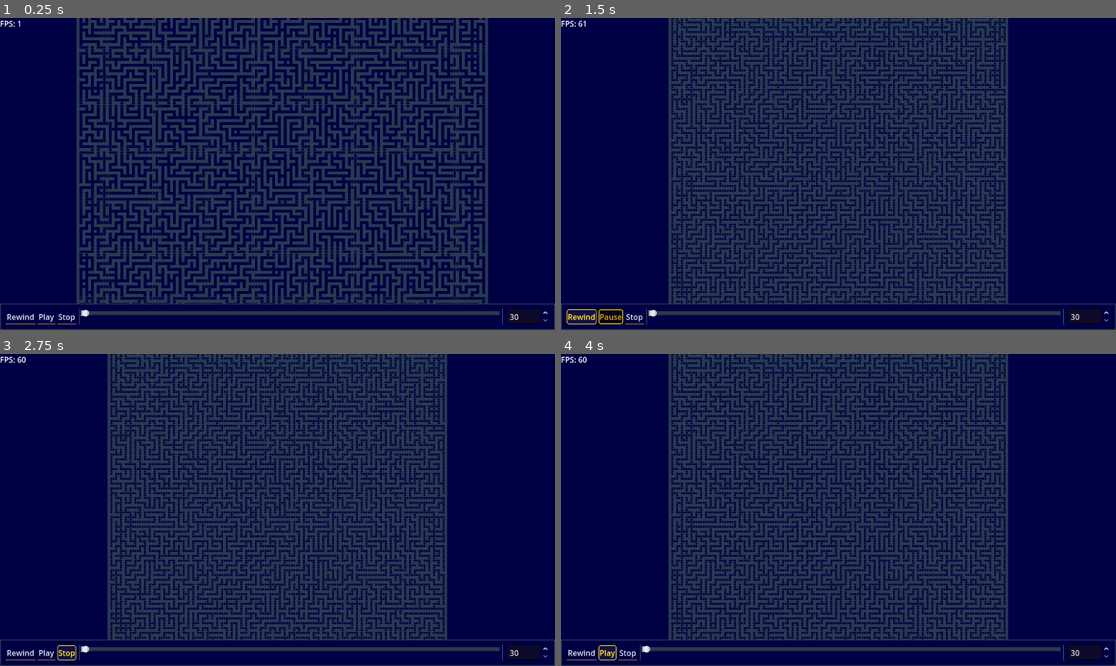
Above: before the commit, frames 1-4 (two rows, left to right).
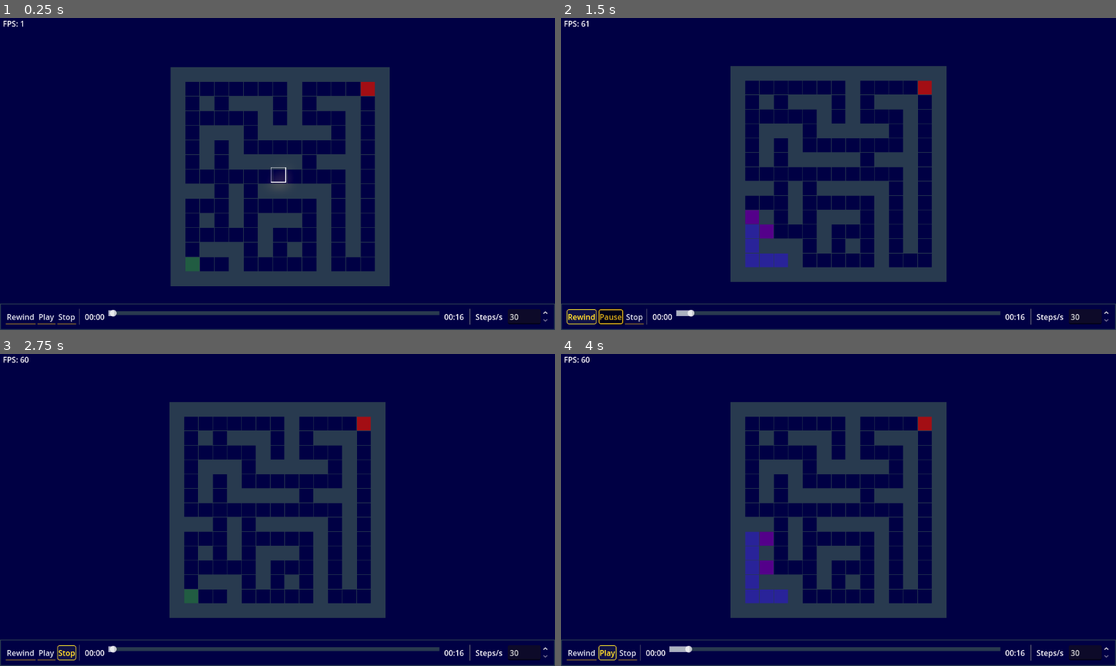
Above: after the commit, the same moments.

Repository: Foolminate/kintsugi-workbench
Game: Godot game, scene res://problems/advent-of-code/aoc-2024/16/day16.tscn
The game is run twice, just before and just after one commit, with the same random seed, the same clock (stepped at 60 frames per second) and the same inputs.
Inputs:
- Up to frame 1 (0.25 s): no input
- Up to frame 2 (1.5 s): click "Play" at 0.5 s; click "Rewind" at 1.25 s
- Up to frame 3 (2.75 s): click "Stop" at 2 s
- Up to frame 4 (4 s): click "Play" at 2.75 s; click "Pause" at 3.5 s

The runs differ from the first frame. In frame 1, 36% of the frame differs, in the area x 0-91%, y 0-99%; in frame 2, 35%; in frame 3, 35%; in frame 4, 35%.

Commit message:
feat: time progress labels

Diff:
--- a/core/components/ui/playback_controls.gd
+++ b/core/components/ui/playback_controls.gd
@@ -12,6 +12,8 @@
 @onready var timeline_slider: HSlider = %TimelineSlider
 @onready var speed_selector: SpinBox = %SpeedSelector
 @onready var stop_button: Button = %StopButton
+@onready var elapsed_time_label: Label = %ElapsedTimeLabel
+@onready var total_time_label: Label = %TotalTimeLabel
 
 var is_playing: bool = false
 
@@ -25,14 +27,18 @@
 
 func update_timeline_range(max_steps: int) -> void:
 	timeline_slider.max_value = max_steps - 1
+	total_time_label.text = _format_time(max_steps)
 
 func update_current_step(index: int) -> void:
 	timeline_slider.set_value_no_signal(index)
+	elapsed_time_label.text = _format_time(index)
 
 func change_timeline_range(current_index: int, total_steps: int) -> void:
 	timeline_slider.min_value = -1
 	timeline_slider.max_value = total_steps - 1
 	timeline_slider.set_value_no_signal(current_index)
+	elapsed_time_label.text = _format_time(current_index)
+	total_time_label.text = _format_time(total_steps)
 
 func _play() -> void:
 	play_pause_button.text = "Pause"
@@ -60,7 +66,7 @@
 	rewind_button.pressed.connect(_reverse)
 	timeline_slider.value_changed.connect(func(value): on_step_requested.emit(int(value)))
 	timeline_slider.drag_ended.connect(func(_v): timeline_slider.release_focus())
-	speed_selector.value_changed.connect(func(value): on_speed_changed.emit(value))
+	speed_selector.value_changed.connect(func(value): _on_speed_changed(value))
 
 	set_playback_state(is_playing)
 
@@ -71,3 +77,15 @@
 	else:
 		on_play_pressed.emit()
 		_play()
+
+func _on_speed_changed(value: float) -> void:
+	on_speed_changed.emit(value)
+	elapsed_time_label.text = _format_time(int(timeline_slider.value))
+	total_time_label.text = _format_time(int(timeline_slider.max_value))
+
+func _format_time(step: int) -> String:
+	var total_seconds = int((step + 1) / speed_selector.value)
+	@warning_ignore("integer_division")
+	var minutes = total_seconds / 60
+	var seconds = total_seconds % 60
+	return "%02d:%02d" % [minutes, seconds]
--- a/core/components/ui/playback_controls.tscn
+++ b/core/components/ui/playback_controls.tscn
@@ -50,10 +50,20 @@
 [node name="VSeparator" type="VSeparator" parent="MarginContainer/HBoxContainer"]
 layout_mode = 2
 
+[node name="ElapsedTimeLabel" type="Label" parent="MarginContainer/HBoxContainer"]
+unique_name_in_owner = true
+layout_mode = 2
+text = "0:00"
+
 [node name="TimelineSlider" type="HSlider" parent="MarginContainer/HBoxContainer"]
 unique_name_in_owner = true
 layout_mode = 2
 size_flags_horizontal = 3
+
+[node name="TotalTimeLabel" type="Label" parent="MarginContainer/HBoxContainer"]
+unique_name_in_owner = true
+layout_mode = 2
+text = "0:00"
 
 [node name="VSeparator2" type="VSeparator" parent="MarginContainer/HBoxContainer"]
 layout_mode = 2
@@ -61,6 +71,7 @@
 [node name="SpeedLabel" type="Label" parent="MarginContainer/HBoxContainer"]
 unique_name_in_owner = true
 layout_mode = 2
+text = "Steps/s"
 
 [node name="SpeedSelector" type="SpinBox" parent="MarginContainer/HBoxContainer"]
 unique_name_in_owner = true
--- a/core/theme/main_theme.tres
+++ b/core/theme/main_theme.tres
@@ -63,6 +63,11 @@
 content_margin_bottom = 4.0
 bg_color = Color(0.16862746, 0.23137255, 0.30980393, 1)
 
+[sub_resource type="StyleBoxFlat" id="StyleBoxFlat_xgs5y"]
+content_margin_left = 6.0
+content_margin_right = 6.0
+bg_color = Color(0, 0, 0, 0)
+
 [sub_resource type="StyleBoxFlat" id="StyleBoxFlat_t71dw"]
 bg_color = Color(0.023529412, 0, 0.27058825, 1)
 border_width_left = 2
@@ -91,4 +96,5 @@
 HSlider/styles/grabber_area = SubResource("StyleBoxFlat_gll0j")
 HSlider/styles/grabber_area_highlight = SubResource("StyleBoxFlat_u7a63")
 HSlider/styles/slider = SubResource("StyleBoxFlat_dj86d")
+Label/styles/normal = SubResource("StyleBoxFlat_xgs5y")
 Panel/styles/panel = SubResource("StyleBoxFlat_t71dw")
--- a/problems/advent-of-code/aoc-2024/16/day16.tscn
+++ b/problems/advent-of-code/aoc-2024/16/day16.tscn
@@ -2,8 +2,8 @@
 
 [ext_resource type="PackedScene" uid="uid://dgnqcdr03m2ed" path="res://problems/templates/aoc_base.tscn" id="1_7xwwu"]
 [ext_resource type="Script" uid="uid://cbrg7a0bfixmh" path="res://problems/advent-of-code/aoc-2024/16/day16_solver.gd" id="2_r3ld2"]
-[ext_resource type="Resource" uid="uid://bjby7pjumr8y6" path="res://problems/advent-of-code/aoc-2024/16/day16_puzzle_input.tres" id="3_tmm2l"]
+[ext_resource type="Resource" uid="uid://bvmqutetokg7y" path="res://problems/advent-of-code/aoc-2024/16/day16_example.tres" id="3_y2524"]
 
 [node name="AocBase" instance=ExtResource("1_7xwwu")]
 solver_script = ExtResource("2_r3ld2")
-puzzle_input = ExtResource("3_tmm2l")
+puzzle_input = ExtResource("3_y2524")
Not shown: 1 places in core/theme/main_theme.tres that only renumber resources
